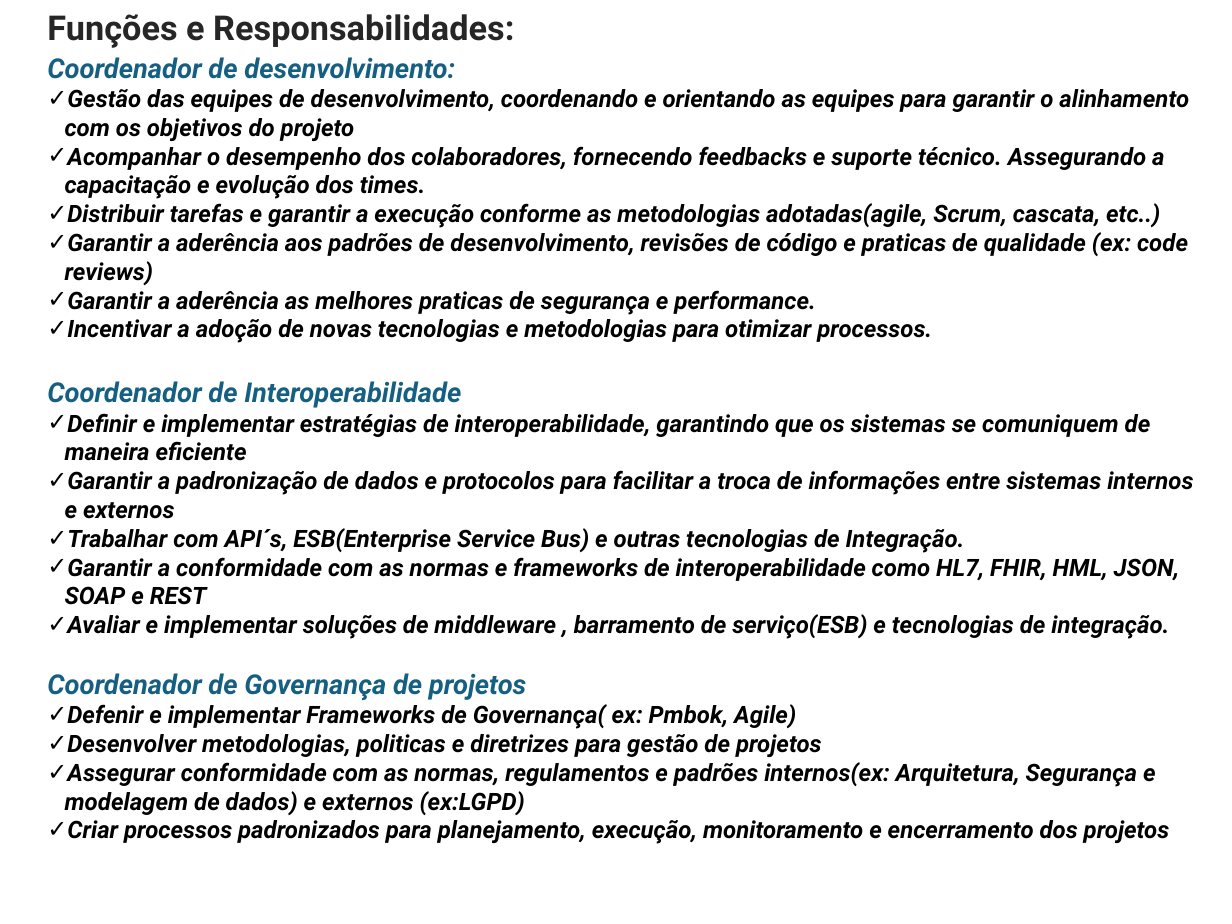
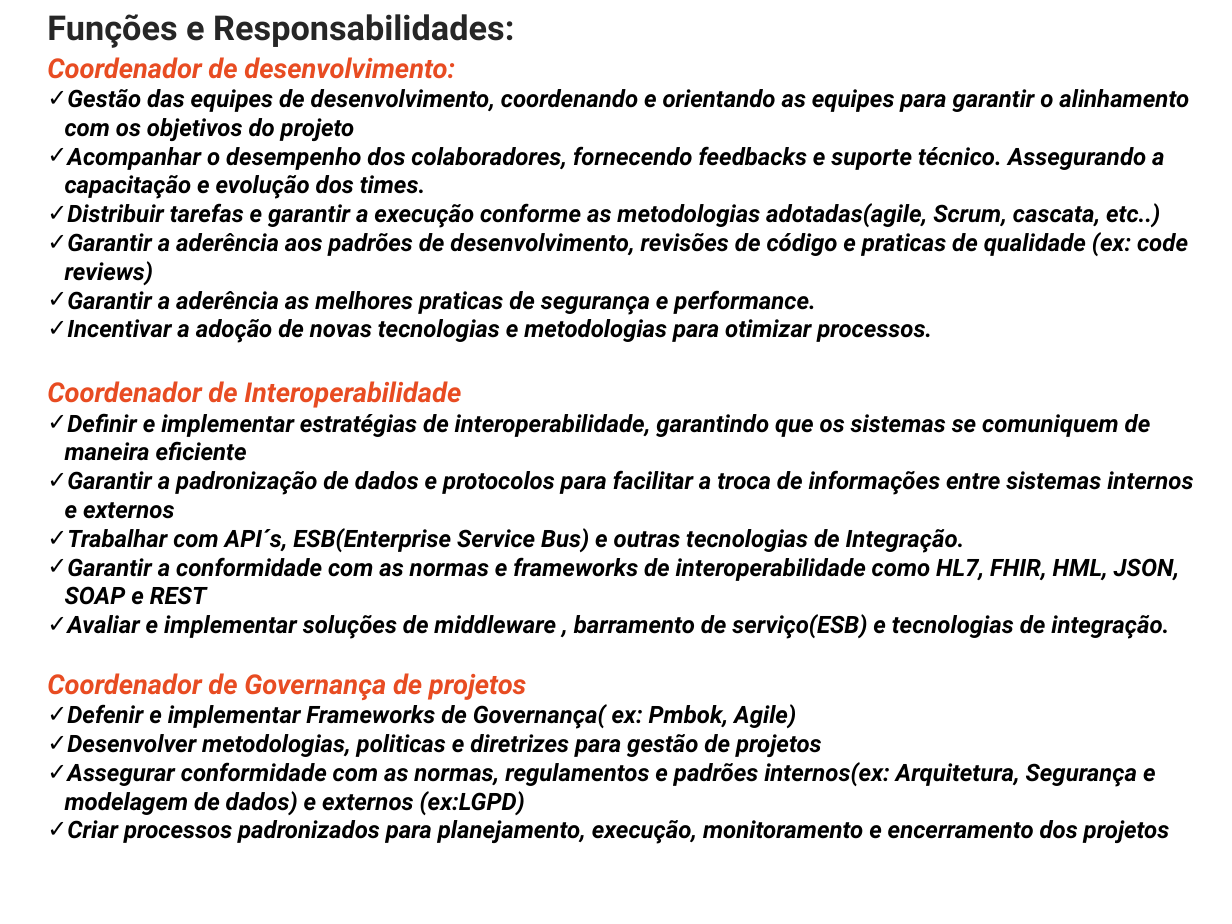
Before and after one commit to ProjetosALVF/ALVF_ProspeccaoGestao_TI, a slide deck: slide 14 of ALVF_Estrutura_de_TI_ConselhoDe Administracao_Fev_2025/Apresentação_ProspecçãodaEstrutura_SI_ALVF.pptx (slide 13 before the commit). Drawn at 1232x924 pixels with LibreOffice and Linux fonts; fonts in the diff are those of the drawing. Boxes give left, top, right and bottom in pixels: in the first picture for what was removed or moved away, otherwise in the second. Text is boxed around its words. In the diff, an @@ line names an element or a change of style, - is before the commit and + after.

```diff
--- a/ALVF_Estrutura_de_TI_ConselhoDe Administracao_Fev_2025/Apresentação_ProspecçãodaEstrutura_SI_ALVF.pptx
+++ b/ALVF_Estrutura_de_TI_ConselhoDe Administracao_Fev_2025/Apresentação_ProspecçãodaEstrutura_SI_ALVF.pptx
@@ text at box(47, 57, 526, 700): text colour #156082 to #E84C22 in "Coordenador de desenvolvimento:", "Coordenador de Interoperabilidade", "Coordenador de Governança de projetos" @@
```
Also in this commit, not shown: 13 other slides changed, 1 slide added.
